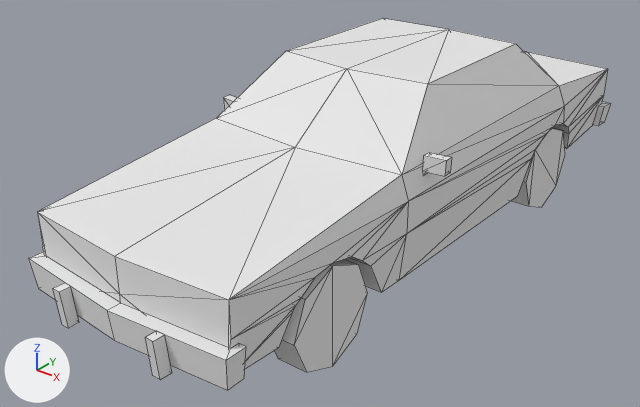
One commit to the OBJ model Assets/Models/PSX_Style_Cars_by_GGBot_(August2023)/Car 05/Car5.obj: the scene before it, then after it.
The view is the same before and after, from a 50 mm lens placed at (5.09, -7.3, 4.65), pointed at (-0.28, -0.59, 0.48). Every picture has the same lights, and +X, +Y and +Z are marked at lower left. The older version comes first. Mesh edges are drawn as thin lines. Where no turn or scale is listed for an object, it has been applied to the vertices.

Objects in the first picture: 'Car5'.
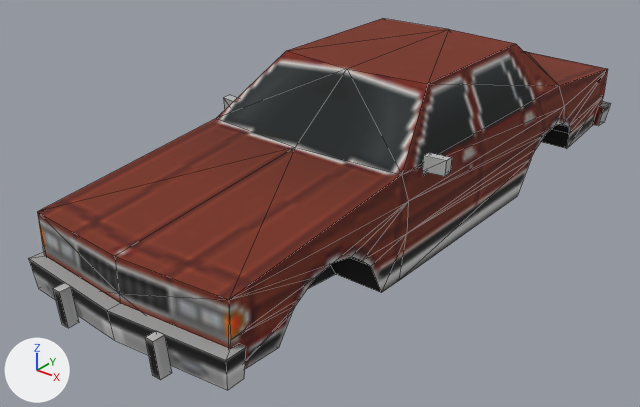
What the commit changed:
Picture 'car5.png' (img_car5_png) is new.
In material 'car5_mat' (mat_car5_mat), base_color is no longer (0.8, 0.8, 0.8), white #e7e7e7.
In material 'car5_mat' (mat_car5_mat), texture is now set to img_car5_png.
In material 'car5_mat' (mat_car5_mat), roughness goes from 1.0 to 0.895.
me_car5 is used by ob_car5; location (0.0, 0.0, 0.0).
me_car5 had 253 vertices, 297 faces and spanned x -1.39..1.39, y -3.73..3.64, z -0.03..2.02.
me_car5 now has 189 vertices, 233 faces and spans x -1.39..1.39, y -3.73..3.64, z 0.35..2.02.
me_car5 part 1: the loose piece of 16 vertices spanning x 0.88..1.2, y 1.3..2.32, z -0.03..0.99 is deleted.
me_car5 part 2: the loose piece of 16 vertices spanning x 0.88..1.2, y -2.77..-1.75, z -0.03..0.99 is deleted.
Other edits to the shape of me_car5 do not show in these pictures.

Pixel boxes [x1, y1, x2, y2] of what changed, in the pictures (640 x 407 px):
'Car5', surface changed, reshaped (darker)
    both: [28, 18, 610, 390]
part 1 of me_car5, deleted
    before: [511, 128, 565, 207]
part 2 of me_car5, deleted
    before: [274, 259, 368, 373]
